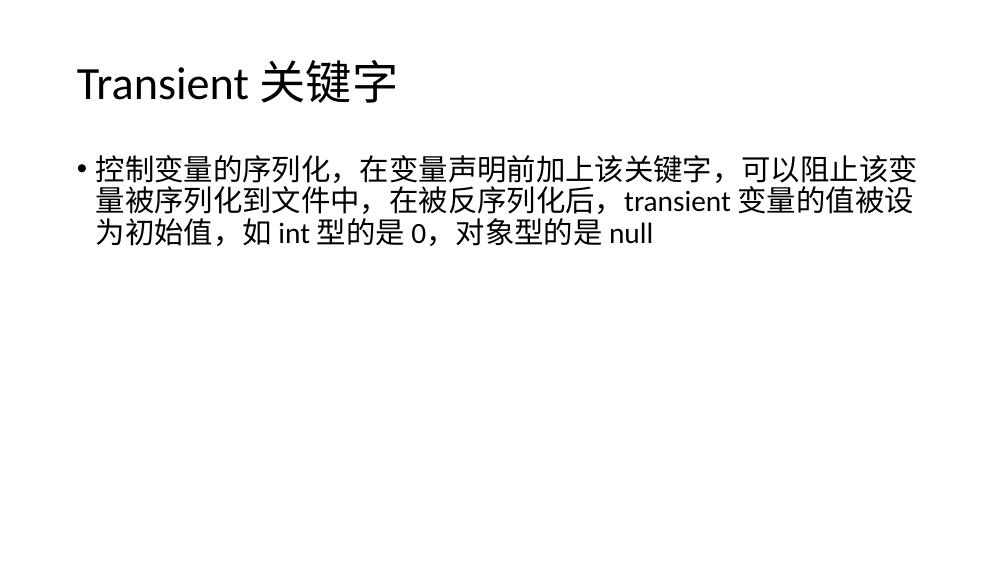
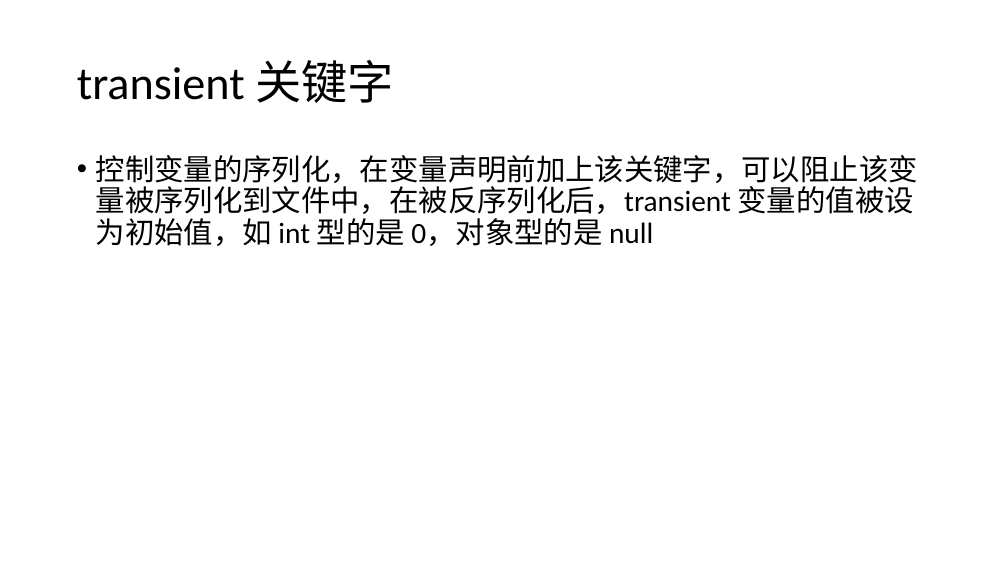
Before and after one commit to lanlanlanlanlanchengzhu/IdeaProjectsGit, a slide deck: slide 6 of doc/Java序列化 .pptx. Drawn at 1008x567 pixels with LibreOffice and Linux fonts; fonts in the diff are those of the drawing. Boxes give left, top, right and bottom in pixels: in the first picture for what was removed or moved away, otherwise in the second. Text is boxed around its words. In the diff, an @@ line names an element or a change of style, - is before the commit and + after.

```diff
--- a/doc/Java序列化 .pptx
+++ b/doc/Java序列化 .pptx
@@ title at (77, 60, 394, 103): text changed @@
-Transient 关键字
+transient 关键字
```
Also in this commit, not shown: 4 slides added, 7 other files.
